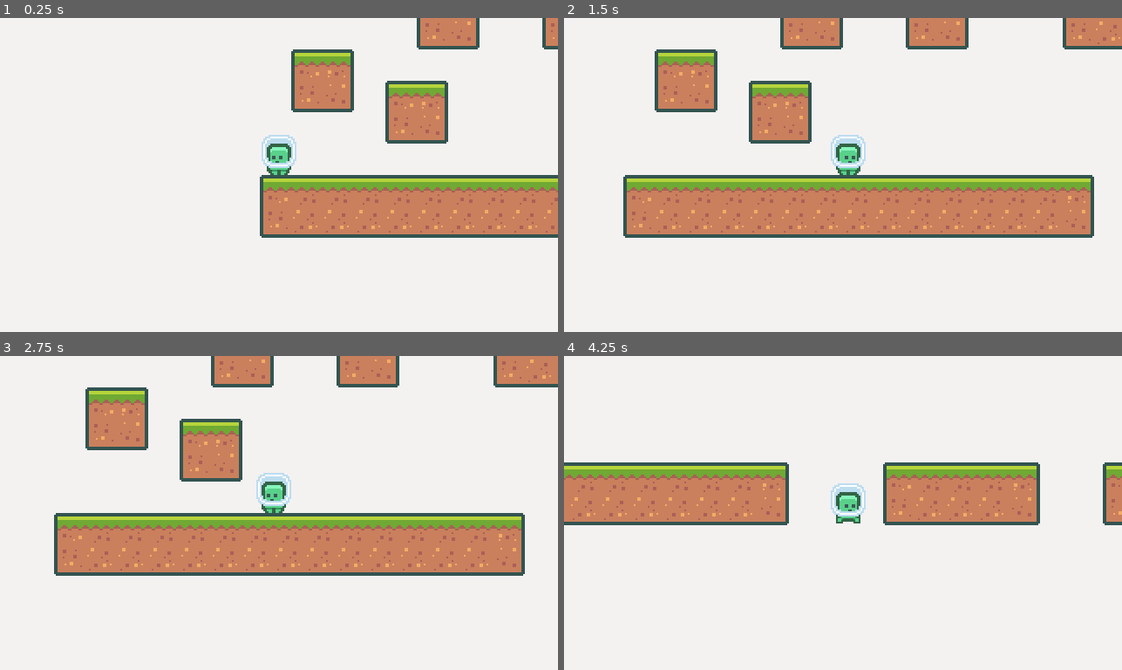
Above: before the commit, frames 1-4 (two rows, left to right).
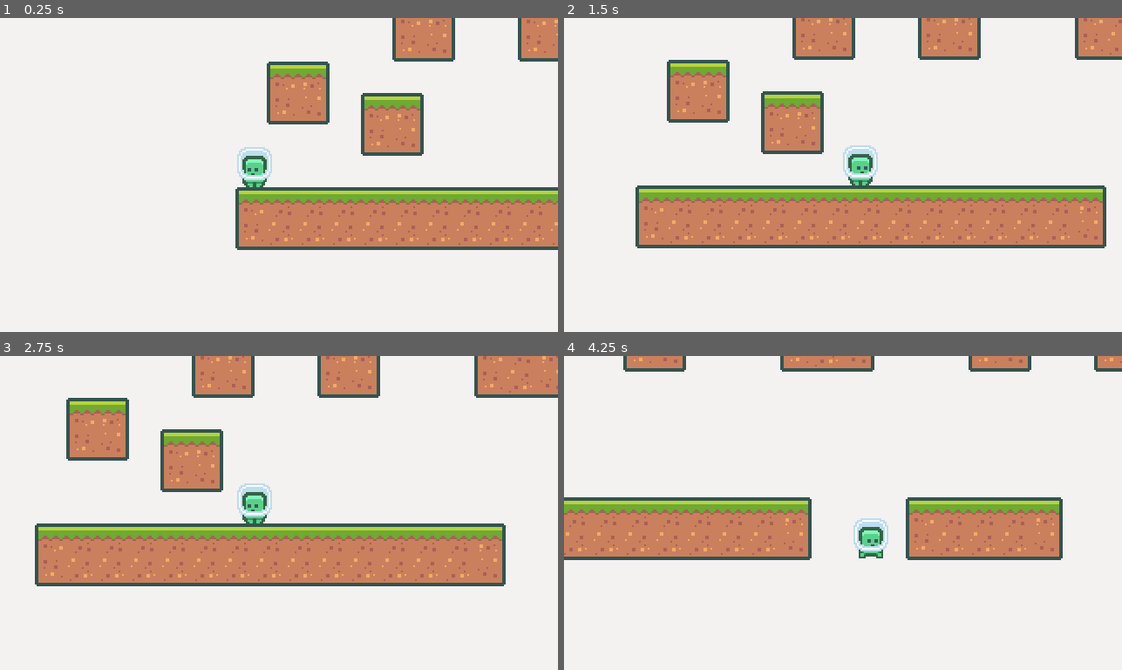
Above: after the commit, the same moments.

Repository: edivancamargo/2DPlatformerUdemy
Game: Godot game, scene res://scenes/Main.tscn
Two runs of this game, one before a commit and one after it. Both use one fixed random seed, a clock stepped at 60 frames per second and the inputs below.
Inputs:
- Up to frame 1 (0.25 s): no input
- Up to frame 2 (1.5 s): hold Right (move_right) from 0.53 s (still down); tap Space (jump) at 0.77 s
- Up to frame 3 (2.75 s): tap Space (jump) at 1.52 s; release Right (move_right) at 2.03 s; hold Left (move_left) from 2.03 s (still down)
- Up to frame 4 (4.25 s): release Left (move_left) at 2.78 s; hold Right (move_right) from 2.78 s (still down); tap Space (jump) at 3.02, 3.77 s

The runs differ from the first frame. In frame 1, 18% of the frame differs, in the area x 42-100%, y 0-74%; in frame 2, 21%; in frame 3, 23%; in frame 4, 25%, in the area x 0-100%, y 0-65%.

Commit message:
Fix gamecamera Pixel Jittering

Diff:
--- a/scenes/GameCamera/GameCamera.gd
+++ b/scenes/GameCamera/GameCamera.gd
@@ -3,19 +3,20 @@
 export(Color, RGB) var backgroundColor
 
 onready var players = get_tree().get_nodes_in_group("Player")
-var player = null
-var targetPosition := Vector2.ZERO
+
+var player: KinematicBody2D = null
+var cameraPositionX: int
+var cameraPositionY: int
 
 func _ready() -> void:
+	set_player()
 	VisualServer.set_default_clear_color(backgroundColor)
 
 func _process(delta) -> void:
-	get_target_position()
-	global_position = lerp(targetPosition, global_position, pow(2, -50 * delta))
+	cameraPositionX = int(lerp(player.global_position.x, global_position.x, pow(2, -15 * delta)))
+	cameraPositionY = int(lerp(player.global_position.y, global_position.y, pow(2, -15 * delta)))
+	global_position = Vector2(cameraPositionX, cameraPositionY)
 
-func get_target_position() -> Vector2:
+func set_player() -> void:
 	if players.size() > 0:
-		player = players[0]
-		targetPosition = player.global_position
-
-	return targetPosition
+		player = players[0] as KinematicBody2D
